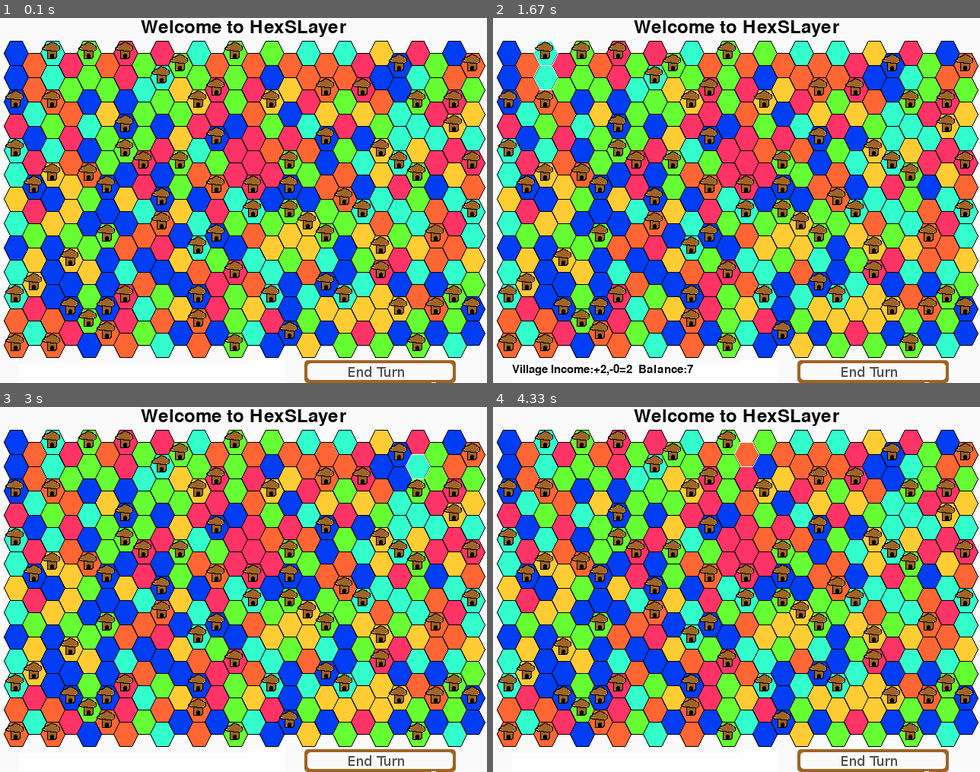
Above: before the commit, frames 1-4 (two rows, left to right).
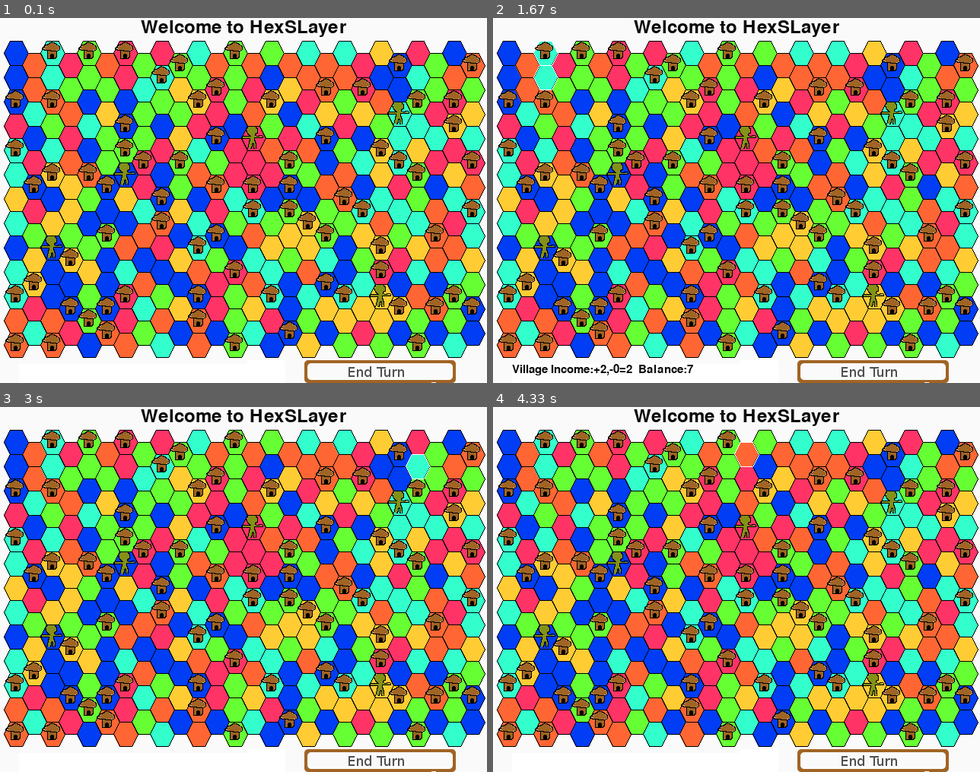
Above: after the commit, the same moments.

Repository: StephenFluin/HexSLayer
Game: pygame game, started from hexslayer.py
Two runs of this game, one before a commit and one after it. Both use one fixed random seed, a clock stepped at 60 frames per second and the inputs below. The source is Python 2; it was converted automatically to run under Python 3.
Inputs (mouse positions are in pixels of both pictures, inside the frame that each line leads up to):
- Up to frame 1 (0.1 s): no input
- Up to frame 2 (1.67 s): press the mouse at (527, 91) at 0.37 s; move the mouse to (556, 116) at 0.47 s; release the mouse at (585, 145) at 0.6 s; press the mouse at (765, 76) at 0.7 s; move the mouse to (668, 94) at 0.8 s; release the mouse at (570, 112) at 0.93 s; press the mouse at (673, 65) at 1.03 s; move the mouse to (794, 200) at 1.13 s; release the mouse at (921, 339) at 1.27 s; press the mouse at (546, 54) at 1.37 s; move the mouse to (585, 185) at 1.47 s; release the mouse at (629, 317) at 1.6 s
- Up to frame 3 (3 s): press the mouse at (14, 465) at 1.7 s; move the mouse to (63, 556) at 1.8 s; release the mouse at (107, 647) at 1.93 s; press the mouse at (472, 454) at 2.03 s; move the mouse to (448, 450) at 2.13 s; release the mouse at (423, 450) at 2.27 s; press the mouse at (345, 443) at 2.37 s; move the mouse to (282, 447) at 2.47 s; release the mouse at (219, 454) at 2.6 s; press the mouse at (418, 465) at 2.7 s; move the mouse to (389, 476) at 2.8 s; release the mouse at (365, 487) at 2.93 s
- Up to frame 4 (4.33 s): press the mouse at (931, 454) at 3.03 s; move the mouse to (853, 509) at 3.13 s; release the mouse at (775, 567) at 3.27 s; press the mouse at (653, 443) at 3.37 s; move the mouse to (643, 523) at 3.47 s; release the mouse at (634, 604) at 3.6 s; press the mouse at (892, 454) at 3.7 s; move the mouse to (829, 469) at 3.8 s; release the mouse at (760, 487) at 3.93 s; press the mouse at (746, 454) at 4.03 s; move the mouse to (653, 538) at 4.13 s; release the mouse at (561, 626) at 4.27 s

The runs differ from the first frame. In frame 1, 0.6% of the frame differs, in the area x 8-85%, y 23-80%; in frame 2, 0.6%; in frame 3, 0.6%; in frame 4, 0.6%.

Commit message:
Added dummy AI and fixed AI calculation issues.

Diff:
--- a/hexslayer.py
+++ b/hexslayer.py
@@ -293,16 +293,27 @@
 	# Process AI calls for each player.
 	# TODO Make this use a model of handing an AI class a gamemap and have the AI take a single turn.
 	def runAI(self):
-		for player in playerColors[1:]:
-			print "Running ai for %s" % (player)
+		for player in range(1,5):
+			print "Running ai for player %s" % (player)
 
 			# buy units where appropriate
 			for row in self.tiles:
 				for tile in row:
-					realm = self.getTileSet(tile.getPoint())
-					for t in realm:
-						if t.village and t.village.balance > 10:
-							print "TODO Buy village on this spot"
+					if tile.player == player:
+						realm = self.getTileSet(tile.getPoint())
+						# TODO: This is really really innefficient (n^2 rather than n)
+						for t in realm:
+							if t.village and t.village.balance >= 10 and not tile.pawn and not tile.grave and not tile.village:
+								t.village.balance -= 10
+								tile.pawn = Villager(self,tile.xloc,tile.yloc)
+								self.renders.append(tile.pawn)
+								print "Bought a simple pawn and placed at %sx%s for the tile at %sx%s" % (tile.x,tile.y,tile.xloc,tile.yloc)
+							else:
+								if t.village:
+									#print "didn't buy anything, because %s is the balance" % (t.village.balance)
+									nothing = None
+
+
 
 
 
@@ -369,6 +380,7 @@
 						gameMap.renders.append(mouseCarrying)
 				elif event.type == MOUSEBUTTONUP:
 					if mouseCarrying:
+						print "At mouse up, Mousecarrying is %s" % (mouseCarrying)
 						for row in gameMap.tiles:
 							for tile in row:
 								if tile.rect.collidepoint(pygame.mouse.get_pos()):
--- a/pawns.py
+++ b/pawns.py
@@ -23,6 +23,7 @@
 		self.gameMap.getTile((x,y)).draw()
 
 	def attack(self,x,y):
+		print "Attacking tile at %sx%s" % (x,y)
 		#print "Testing if we can attack this tile"
 		#print "Returning the pawn to " , self.startTile.xloc,"X",self.startTile.yloc
 		dest = self.gameMap.getTile((x,y))
@@ -45,7 +46,8 @@
 						# Handle upgrades by replacing dest
 						if self.level == 1 and dest.pawn.level <= 4:
 
-							while self.level <= dest.pawn.level:
+							while self.level <= dest.pawn.level and self != dest.pawn:
+								print "Upgrading because self level is %s and dest pawn level is %s." % (self.level, dest.pawn.level)
 								self.upgrade()
 							self.gameMap.renders.remove(dest.pawn)
 
@@ -83,7 +85,7 @@
 			self.image = pygame.image.load("knight.png")
 			self.upkeep = 50
 
-
+# Takes in tile coordinates, not x/y coordinates
 class Villager(Pawn):
 	def __init__(self,gameMap,xloc,yloc):
 		Pawn.__init__(self,gameMap,xloc,yloc,1)
